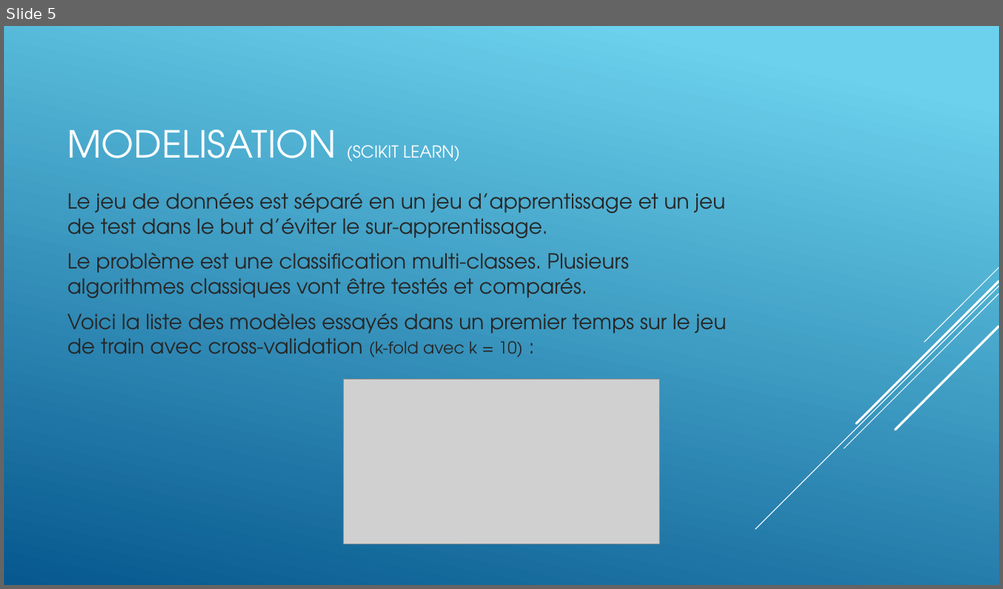
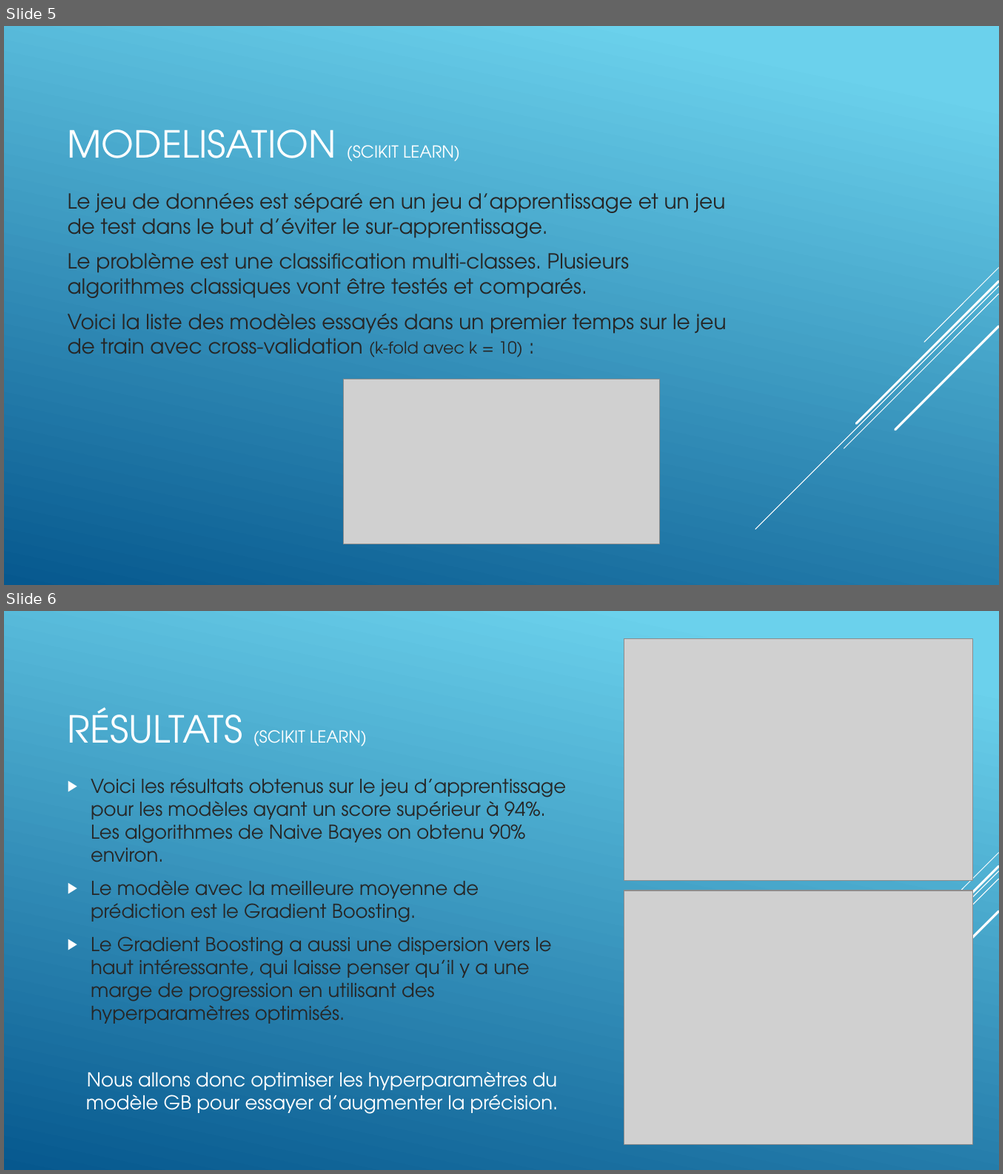
Before and after one commit to paulchartier/PythonForDataAnalysis, a slide deck: Projet final.pptx. Shown one above the other, each under a label of ours: slide 5 before the commit, slides 5 and 6 after it. The pictures are 1003x589 and 1003x1174 pixels, drawn with LibreOffice and Linux fonts; fonts in the diff are those of the drawing; grey boxes stand for pictures. Boxes give left, top, right and bottom in pixels: in the first picture for what was removed or moved away, otherwise in the second. Text is boxed around its words. In the diff, an @@ line names an element or a change of style, - is before the commit and + after.

```diff
--- a/Projet final.pptx
+++ b/Projet final.pptx
@@ slide 6 added at <box>4,611,999,1170</box>, background gradient #6ED2EB to #06588E; not listed: 5 template elements that a slide beside it also shows @@
@@ picture added at <box>624,638,973,880</box> @@
@@ title added at <box>68,707,367,746</box>, 16 pt, text #FFFFFF @@
+RÉSULTATS (SCIKIT LEARN)
@@ text added at <box>86,778,566,1114</box>, 18.5 pt, text #262626 @@
+▶ Voici les résultats obtenus sur le jeu d’apprentissage pour les modèles ayant un score supérieur à 94%. Les algorithmes de Naive Bayes on obtenu 90% environ.
+▶ Le modèle avec la meilleure moyenne de prédiction est le Gradient Boosting.
+▶ Le Gradient Boosting a aussi une dispersion vers le haut intéressante, qui laisse penser qu’il y a une marge de progression en utilisant des hyperparamètres optimisés.
+Nous allons donc optimiser les hyperparamètres du modèle GB pour essayer d’augmenter la précision.
@@ picture added at <box>624,891,973,1145</box> @@
```
Also in this commit, not shown: 1 other slide added, 1 slide removed, 1 other file.
